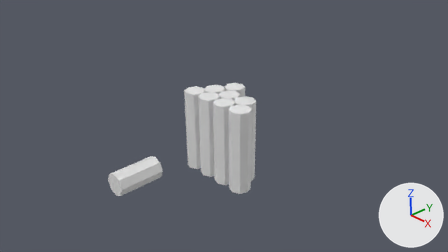
The Blender file Assets/Models/LoggingPost.blend as it was, and as the next commit left it.
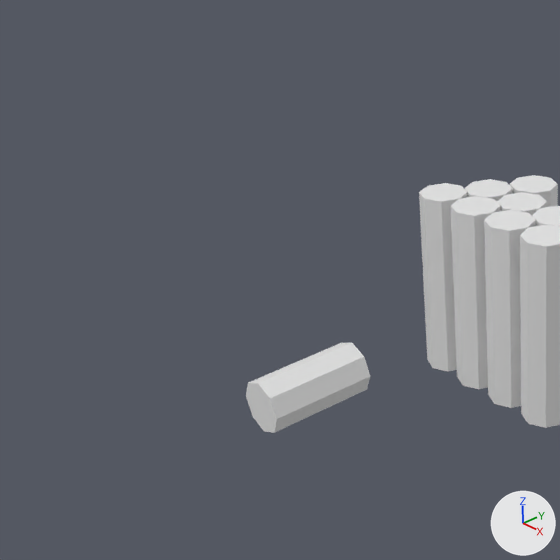
There are two pictures of each version: one from the file's camera 'Camera', one close up on the part from 0% to 55% of the width and 2% to 100% of the height. Every picture has the same lights, and +X, +Y and +Z are marked at lower right.

In view in the first close-up: 'Log', 'LogPile'.
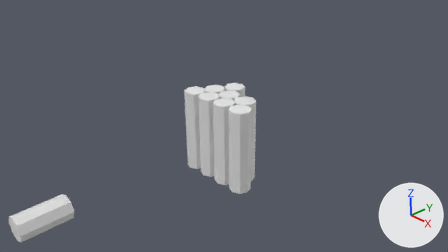
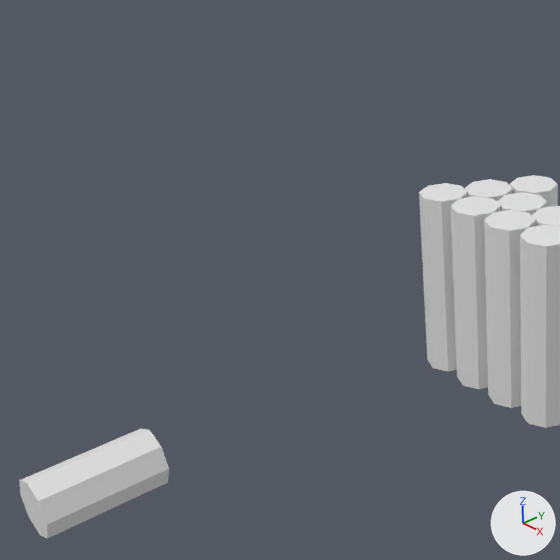
The newer file is also rescaled (x0.5) as a whole; pictures and numbers use the older file's frame.

Edits to the bpy script that builds the scene:
```text
Change ob_log:
    ob_log.location: (0.0, -2.011, 0.0) -> (0.0, -4.021, 0.0)
```

Changed parts and their boxes [x1, y1, x2, y2] in the close-ups (560 x 560 px):
'Log', moved
    before: [246, 343, 370, 433]
    after: [19, 429, 169, 539]
